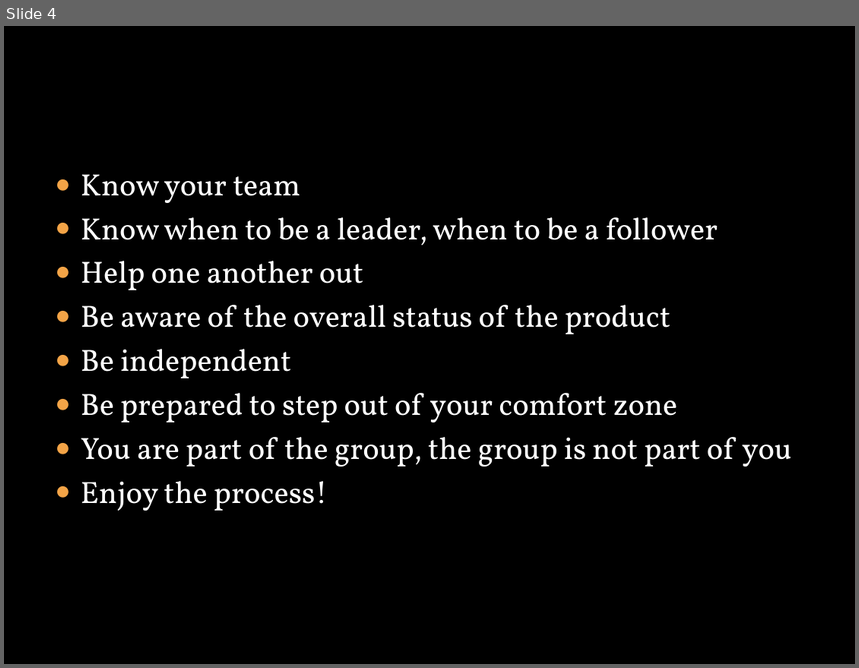
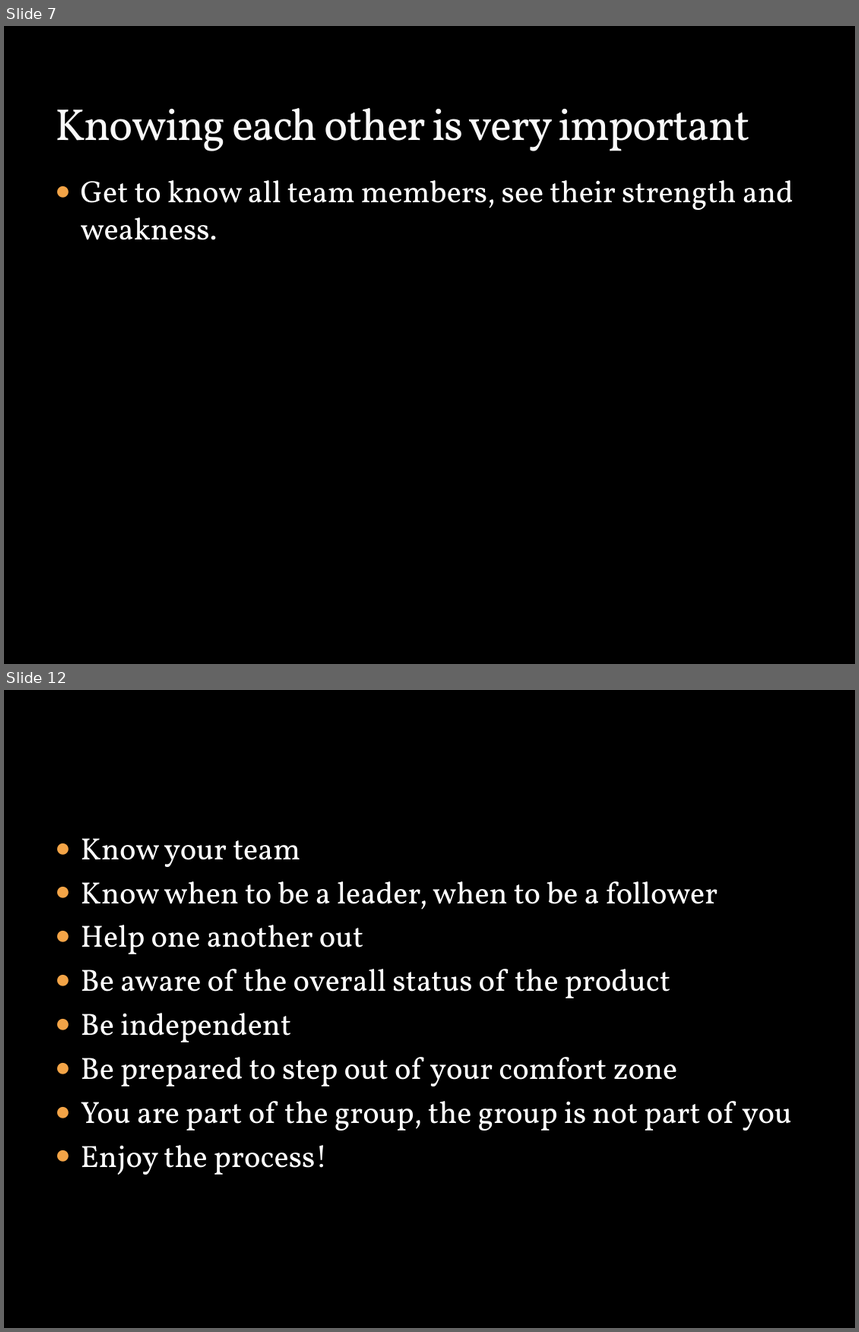
Before and after one commit to liyistc/cleansync, a slide deck: Lightning talk.pptx. Shown one above the other, each under a label of ours: slide 4 before the commit, slides 7 and 12 after it; the slides between them are not shown. The pictures are 859x668 and 859x1332 pixels, drawn with LibreOffice and Linux fonts; fonts in the diff are those of the drawing; background and template pictures are left out. Boxes give left, top, right and bottom in pixels: in the first picture for what was removed or moved away, otherwise in the second. Text is boxed around its words. In the diff, an @@ line names an element or a change of style, - is before the commit and + after.

```diff
--- a/Lightning talk.pptx
+++ b/Lightning talk.pptx
@@ slide 7 added at (4, 26, 855, 664), background picture (left out) @@
@@ title added at (55, 108, 750, 151), 37.8 pt, text #F9F9F9 @@
+Knowing each other is very important
@@ text added at (81, 180, 794, 240), 26 pt, text #FFFFFF @@
+● Get to know all team members, see their strength and weakness.
@@ what was slide 4 is now slide 12 @@
```
Also in this commit, not shown: 8 other slides added, 1 slide removed.
